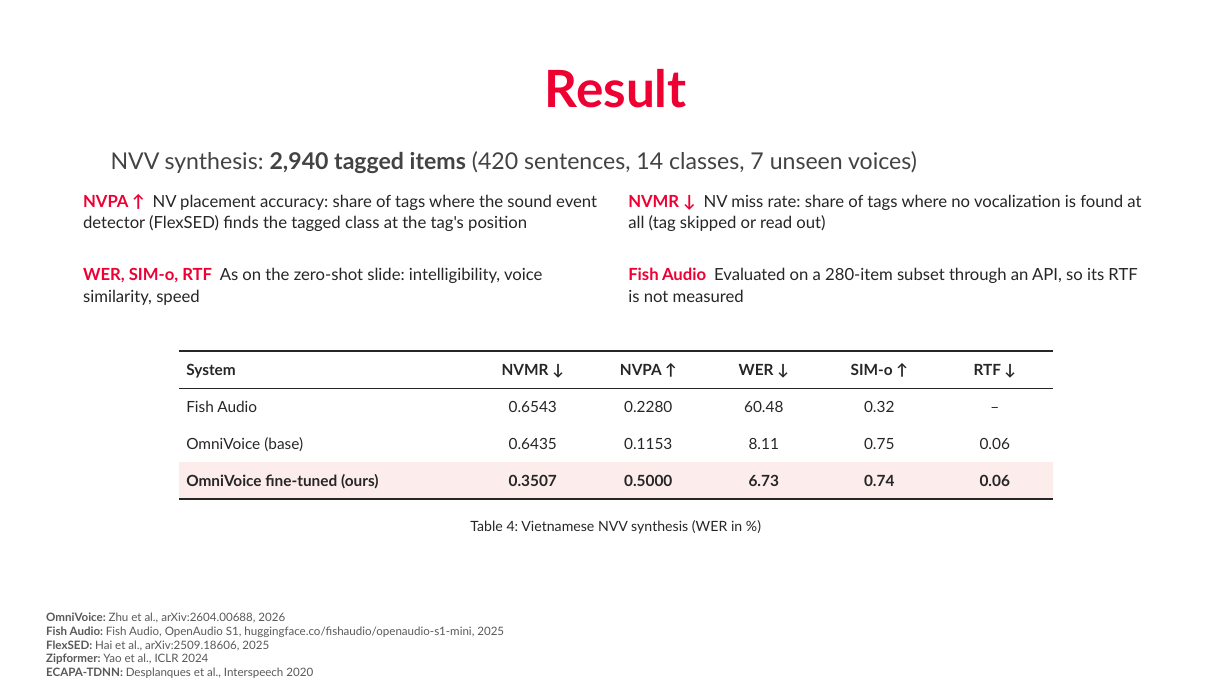
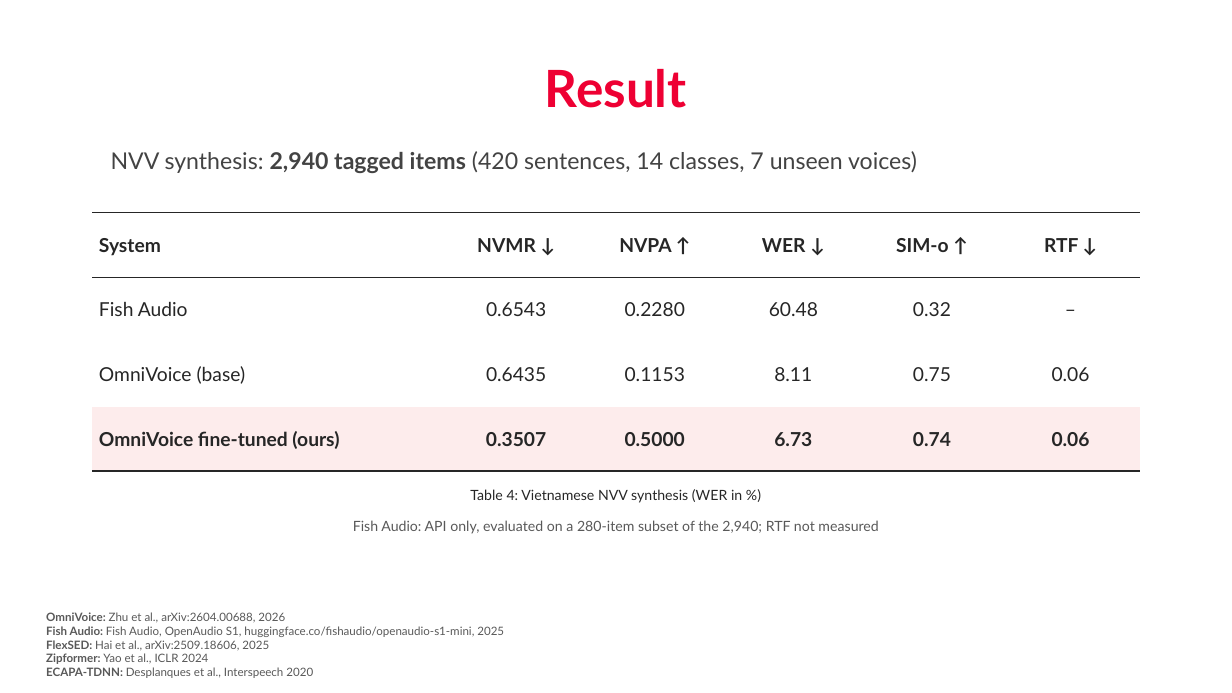
Before and after one commit to nhakanasi/VDT_GD2, a slide deck: slide 22 of Method.pptx (slide 21 before the commit). Drawn at 1232x693 pixels with LibreOffice and Linux fonts; fonts in the diff are those of the drawing; background and template pictures are left out. Boxes give left, top, right and bottom in pixels: in the first picture for what was removed or moved away, otherwise in the second. Text is boxed around its words. In the diff, an @@ line names an element or a change of style, - is before the commit and + after.

```diff
--- a/Method.pptx
+++ b/Method.pptx
@@ text removed at (83,194,597,231) @@
-NVPA ↑ NV placement accuracy: share of tags where the sound event detector (FlexSED) finds the tagged class at the tag's position
@@ text removed at (628,194,1141,231) @@
-NVMR ↓ NV miss rate: share of tags where no vocalization is found at all (tag skipped or read out)
@@ table at (92,213,1141,471) @@
@@ size 12 to 15 pt @@
@@ table: place and size @@
-table at (179,351,1053,499)
+table at (92,213,1141,471)
@@ text removed at (83,267,542,305) @@
-WER, SIM-o, RTF As on the zero-shot slide: intelligibility, voice similarity, speed
@@ text "Table 4: Vietnamese NVV synthesis ...": place and size @@
-text "Table 4: Vietnamese NVV synthesis ..." at (470,520,742,534)
+text "Table 4: Vietnamese NVV synthesis ..." at (470,489,742,503)
@@ text at (353,520,878,534): text changed; size 13 to 11 pt; text colour #262626 to #595959 @@
-Fish Audio Evaluated on a 280-item subset through an API, so its RTF is not measured
+Fish Audio: API only, evaluated on a 280-item subset of the 2,940; RTF not measured
```
Also in this commit, not shown: 9 other slides changed, 2 slides added.
